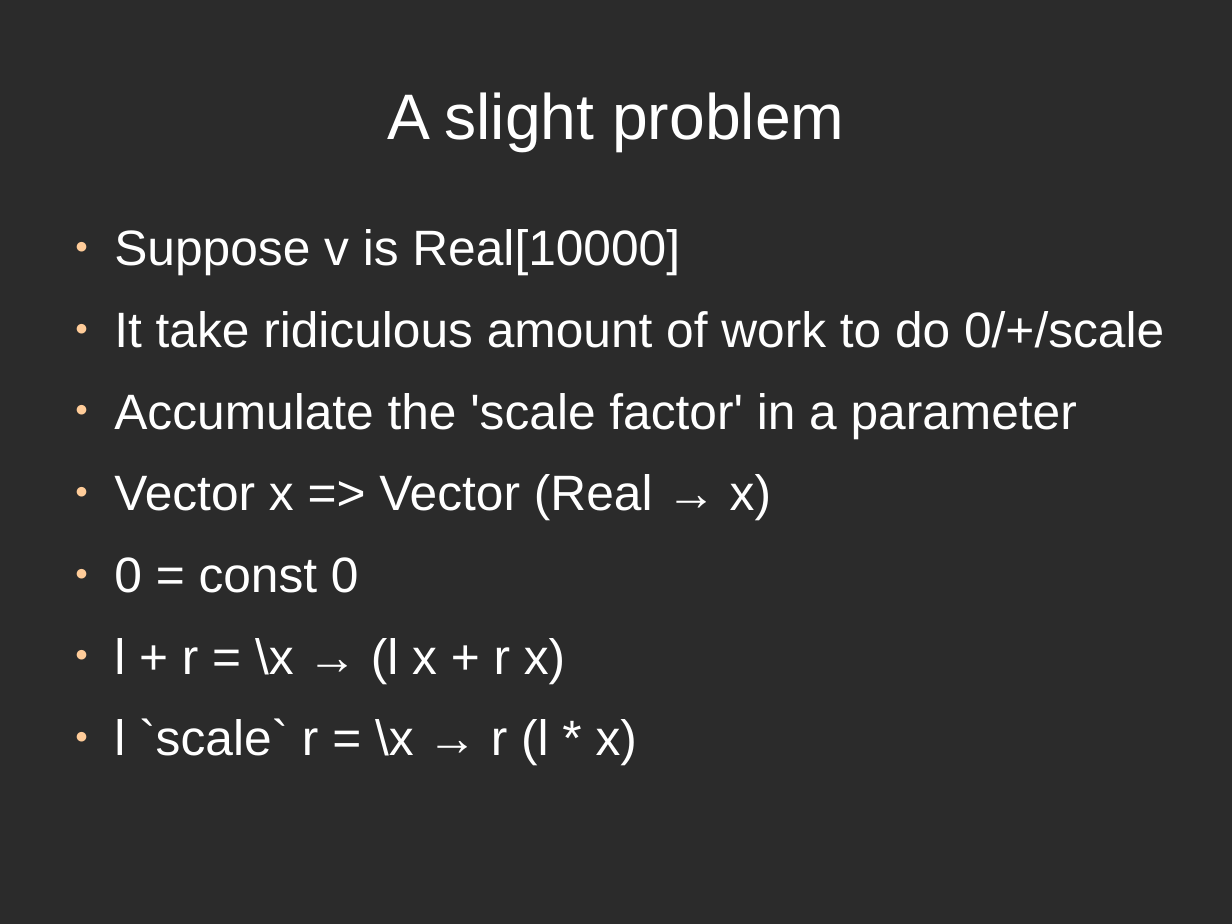
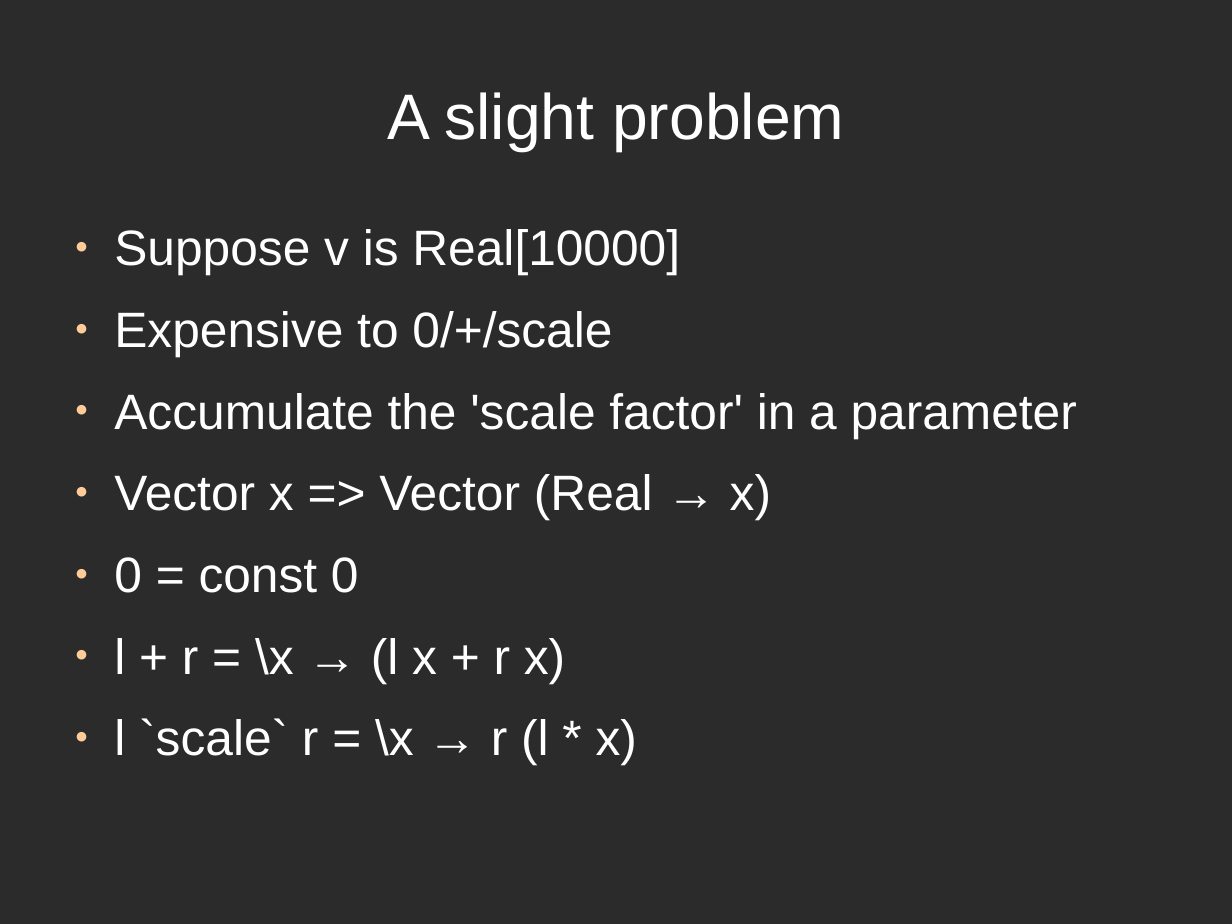
Before and after one commit to ThoughtWorksInc/DeepDarkFantasy, a slide deck: slide 23 of Talk.odp (slide 20 before the commit). Drawn at 1232x924 pixels with LibreOffice and Linux fonts; fonts in the diff are those of the drawing; background and template pictures are left out; a plain dark background stands for a picture behind light text. Boxes give left, top, right and bottom in pixels: in the first picture for what was removed or moved away, otherwise in the second. Text is boxed around its words. In the diff, an @@ line names an element or a change of style, - is before the commit and + after.

```diff
--- a/Talk.odp
+++ b/Talk.odp
@@ text at (x1=114, y1=311, x2=612, y2=357): text changed @@
-● It take ridiculous amount of work to do 0/+/scale
+● Expensive to 0/+/scale
```
Also in this commit, not shown: 16 other slides changed, 6 slides added, 1 slide removed.
